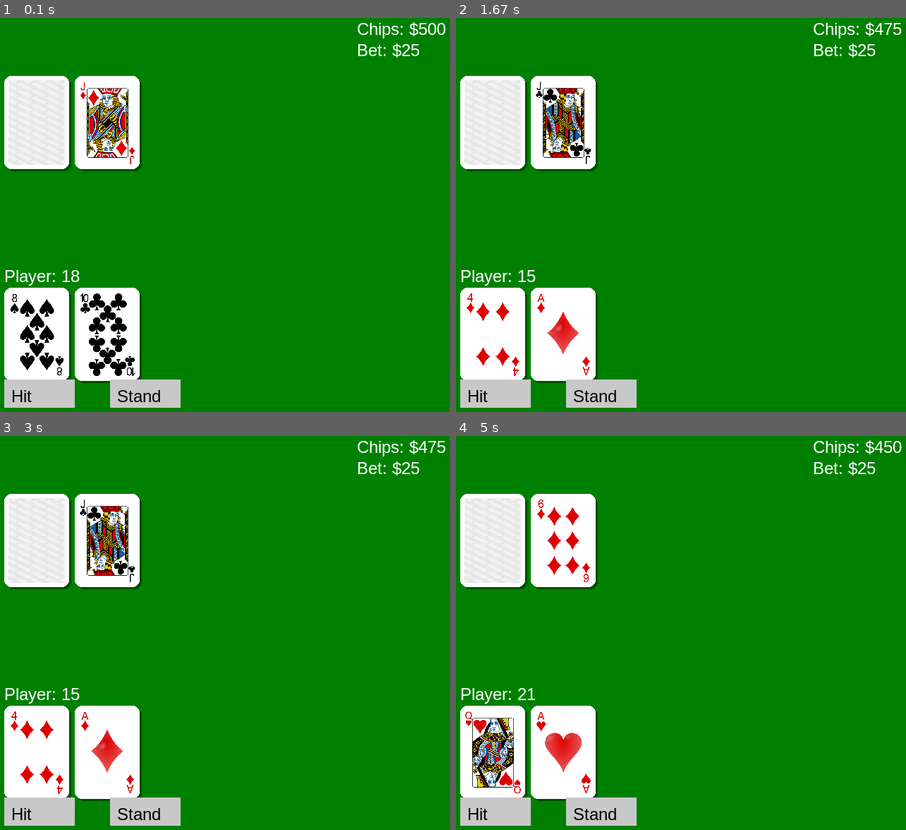
Above: before the commit, frames 1-4 (two rows, left to right).
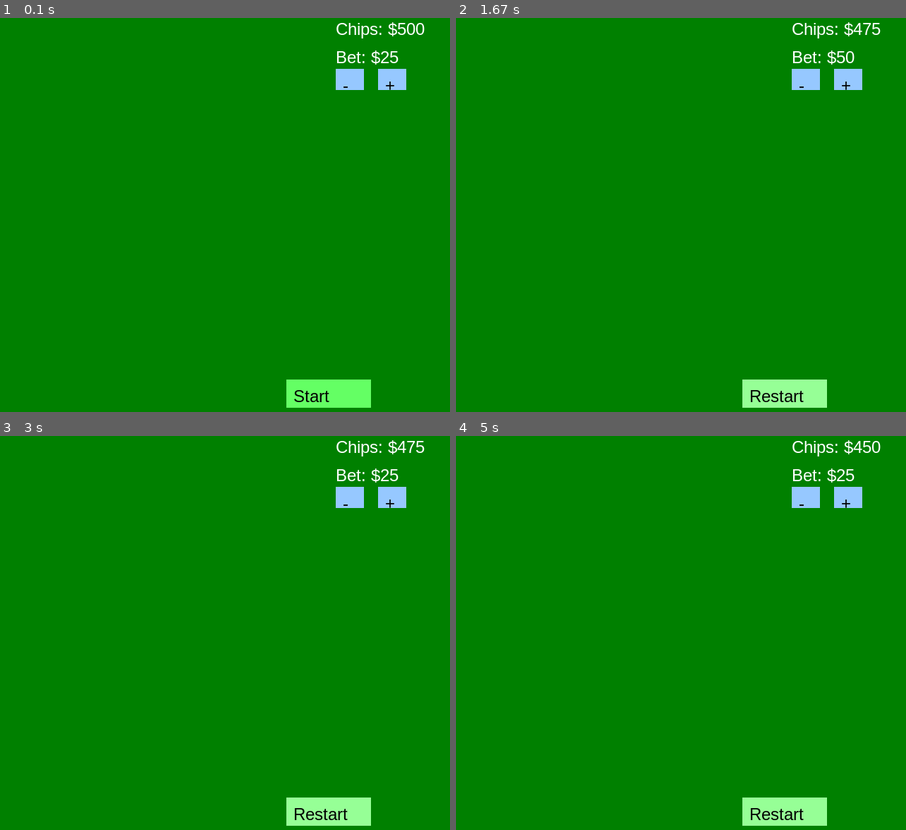
Above: after the commit, the same moments.

Repository: NathanGr33n/blackjack_pygame
Game: pygame game, started from main.py
Same seed, same stepped clock (60 frames per second), same inputs: the game is played once before the commit and once after it.
Inputs (mouse positions are in pixels of both pictures, inside the frame that each line leads up to):
- Up to frame 1 (0.1 s): no input
- Up to frame 2 (1.67 s): click (784, 392) at 0.38 s, where only the run after the commit has a clickable "Start"; click "Hit" at 0.72 s; click "Restart" at 1.05 s; click (847, 81) at 1.38 s, where only the run after the commit has a clickable "+"
- Up to frame 3 (3 s): click (351, 499) at 2.72 s, where only the run after the commit has a clickable "-"
- Up to frame 4 (5 s): click (784, 810) at 4.05 s, where only the run after the commit has a clickable "Restart"; click "Stand" at 4.38 s; click "Restart" at 4.72 s

The runs differ from the first frame. In frame 1, 19% of the frame differs, in the area x 0-100%, y 1-99%; in frame 2, 19%; in frame 3, 19%; in frame 4, 19%.

Commit message:
Implemented Adjustable Bets

Diff:
--- a/main.py
+++ b/main.py
@@ -3,67 +3,57 @@
 # June 20, 2025
 
 # --------- Library Imports ---------
-import pygame                 # Imports the Pygame library for game development
-import sys                    # Imports system-specific parameters and functions
-import os                     # Imports functions for interacting with the file system
-from deck import Deck         # Imports the custom Deck class from deck.py
+import pygame                 # Game engine
+import sys                    # System functions
+import os                     # File system operations
+from deck import Deck         # Custom Deck and Card classes
 
 # --------- Game Window Setup ---------
-pygame.init()                 # Initializes all imported Pygame modules
-WIDTH, HEIGHT = 800, 600      # Sets the width and height of the game window
-screen = pygame.display.set_mode((WIDTH, HEIGHT))  # Creates the game window with specified size
-pygame.display.set_caption("Blackjack")            # Sets the title of the window
-font = pygame.font.SysFont("Arial", 24)            # Defines the font used for displaying text
+pygame.init()
+WIDTH, HEIGHT = 800, 600
+screen = pygame.display.set_mode((WIDTH, HEIGHT))
+pygame.display.set_caption("Blackjack")
+font = pygame.font.SysFont("Arial", 24)
 
 # --------- Load Card Back Image ---------
-card_back = pygame.image.load(os.path.join("assets", "cards", "png", "back.png")).convert_alpha()  # Loads the card back image
-card_back = pygame.transform.scale(card_back, (80, 120))  # Resizes the card back image
-
-# --------- Load and Scale Card Images ---------
+card_back = pygame.image.load(os.path.join("assets", "cards", "png", "back.png")).convert_alpha()
+card_back = pygame.transform.scale(card_back, (80, 120))
+
+# --------- Load and Scale Card Image ---------
 def load_png_card(path, size=(80, 120)):
-    """Loads a PNG card image and scales it to the specified size"""
     try:
-        image = pygame.image.load(path).convert_alpha()  # Load image with transparency support
-        return pygame.transform.scale(image, size)       # Resize the image
+        image = pygame.image.load(path).convert_alpha()
+        return pygame.transform.scale(image, size)
     except Exception as e:
-        print(f"Error loading PNG '{path}': {e}")         # Print error if loading fails
+        print(f"Error loading PNG '{path}': {e}")
         return None
 
-# --------- Draw a Card with Border and Shadow ---------
+# --------- Draw Card with Border and Shadow ---------
 def draw_card_with_border(card_surface, x, y, card_size=(80, 120), border_thickness=6):
-    """Draws a card image with a white frame and shadow effect"""
     if card_surface is None:
         return
     width = card_size[0] + 2 * border_thickness
     height = card_size[1] + 2 * border_thickness
-
-    # Draw shadow
     shadow = pygame.Surface((width, height), pygame.SRCALPHA)
     pygame.draw.rect(shadow, (0, 0, 0, 100), shadow.get_rect(), border_radius=10)
     screen.blit(shadow, (x + 3, y + 3))
-
-    # Draw white border
     frame = pygame.Surface((width, height), pygame.SRCALPHA)
     pygame.draw.rect(frame, (255, 255, 255), frame.get_rect(), border_radius=10)
     screen.blit(frame, (x, y))
-
-    # Draw actual card image
     screen.blit(card_surface, (x + border_thickness, y + border_thickness))
 
 # --------- Draw a Hand of Cards ---------
 def draw_hand(hand, y, hide_first=False):
-    """Draws a player's or dealer's hand of cards"""
     for i, card in enumerate(hand):
         x = 100 + i * 100
         if hide_first and i == 0:
-            draw_card_with_border(card_back, x, y)  # Draw card back for hidden dealer card
+            draw_card_with_border(card_back, x, y)
         else:
             card_surface = load_png_card(card.image_path)
             draw_card_with_border(card_surface, x, y)
 
-# --------- Calculate Total Hand Value ---------
+# --------- Calculate Blackjack Hand Value ---------
 def calculate_hand_value(hand):
-    """Calculates the value of a blackjack hand, adjusting for aces"""
     value = 0
     aces = 0
     for card in hand:
@@ -72,114 +62,140 @@
         if card.rank == 'ace':
             aces += 1
     while value > 21 and aces > 0:
-        value -= 10  # Convert ace from 11 to 1 if needed
+        value -= 10
         aces -= 1
     return value
 
-# --------- Draw Text ---------
+# --------- Display Text ---------
 def draw_text(text, x, y, color=(255, 255, 255)):
-    """Displays text on screen"""
     surface = font.render(text, True, color)
     screen.blit(surface, (x, y))
 
-# --------- Draw a Button ---------
+# --------- Display Button ---------
 def draw_button(text, rect, color, text_color=(0, 0, 0)):
-    """Draws a clickable button with label text"""
     pygame.draw.rect(screen, color, rect)
     draw_text(text, rect[0] + 10, rect[1] + 10, text_color)
 
 # --------- Reset Game State ---------
 def reset_game():
-    """Starts a new round and deals fresh cards"""
-    global deck, player_hand, dealer_hand, player_turn, game_over, winner, player_bet
+    """Prepares the next round, keeping chips and bet"""
+    global deck, player_hand, dealer_hand, player_turn, game_over, winner, round_started
     deck = Deck()
     player_hand = [deck.deal(), deck.deal()]
     dealer_hand = [deck.deal(), deck.deal()]
     player_turn = True
     game_over = False
     winner = ""
-    player_bet = 25  # Set default bet
-
-# --------- Chip Setup ---------
-player_chips = 500  # Player's starting chip balance
-player_bet = 25     # Default bet for each round
-
-# --------- First Game Setup ---------
-reset_game()
-
-# --------- Define Button Areas ---------
+    round_started = True  # Round has officially started
+
+# --------- Initial Chip Setup ---------
+player_chips = 500        # Starting chips
+player_bet = 25           # Initial bet
+round_started = False     # Round begins after betting
+
+# --------- Game State Flags ---------
+game_over = False         # Whether the round has ended
+player_turn = False       # Whether it's the player's turn
+winner = ""               # Result message (if any)
+round_started = False     # Whether a round is currently in play
+
+
+# --------- Define Button Rectangles ---------
 hit_button = pygame.Rect(100, 530, 100, 40)
 stand_button = pygame.Rect(250, 530, 100, 40)
 restart_button = pygame.Rect(500, 530, 120, 40)
-
-# --------- Main Game Loop ---------
+bet_plus_button = pygame.Rect(630, 90, 40, 30)
+bet_minus_button = pygame.Rect(570, 90, 40, 30)
+
+# --------- Main Game Logic ---------
 running = True
 while running:
-    screen.fill((0, 128, 0))  # Green table background
-
-    # Draw hands
-    draw_hand(player_hand, 400)
-    draw_hand(dealer_hand, 100, hide_first=(player_turn and not game_over))
-
-    # Calculate and show scores
-    player_value = calculate_hand_value(player_hand)
-    dealer_value = calculate_hand_value(dealer_hand if not player_turn else dealer_hand[1:])
-    draw_text(f"Player: {player_value}", 100, 370)
-    if not player_turn or game_over:
-        draw_text(f"Dealer: {calculate_hand_value(dealer_hand)}", 100, 230)
-
-    # Draw chip info
-    draw_text(f"Chips: ${player_chips}", 600, 20)
-    draw_text(f"Bet: ${player_bet}", 600, 50)
-
-    # Show winner message and restart button
+    screen.fill((0, 128, 0))  # Green felt background
+
+    # Draw hands if the round has started
+    if round_started:
+        draw_hand(player_hand, 400)
+        draw_hand(dealer_hand, 100, hide_first=(player_turn and not game_over))
+
+    # Calculate and display scores
+    if round_started:
+        player_value = calculate_hand_value(player_hand)
+        dealer_value = calculate_hand_value(dealer_hand if not player_turn else dealer_hand[1:])
+        draw_text(f"Player: {player_value}", 100, 370)
+        if not player_turn or game_over:
+            draw_text(f"Dealer: {calculate_hand_value(dealer_hand)}", 100, 230)
+
+    # Display chip and bet info
+    draw_text(f"Chips: ${player_chips}", 570, 20)
+    draw_text(f"Bet: ${player_bet}", 570, 60)
+
+    # Bet adjustment buttons (only if round hasn’t started)
+    if not round_started:
+        draw_button("+", bet_plus_button, (150, 200, 255))
+        draw_button("-", bet_minus_button, (150, 200, 255))
+
+    # Draw control buttons
+    if round_started and not game_over:
+        draw_button("Hit", hit_button, (200, 200, 200))
+        draw_button("Stand", stand_button, (200, 200, 200))
+
     if game_over:
         draw_text(winner, 500, 370, (255, 215, 0))
         draw_button("Restart", restart_button, (150, 255, 150))
-
-    # Show hit/stand buttons if game is still active
-    if player_turn and not game_over:
-        draw_button("Hit", hit_button, (200, 200, 200))
-        draw_button("Stand", stand_button, (200, 200, 200))
-
-    # Handle button clicks
+    elif not round_started:
+        draw_button("Start", restart_button, (100, 255, 100))  # Deal cards after betting
+
+    # Handle events
     for event in pygame.event.get():
         if event.type == pygame.QUIT:
             running = False  # Exit game
 
         elif event.type == pygame.MOUSEBUTTONDOWN:
-            if player_turn and not game_over:
+            # Bet adjustment (only before round starts)
+            if not round_started:
+                if bet_plus_button.collidepoint(event.pos) and player_bet + 25 <= player_chips:
+                    player_bet += 25
+                elif bet_minus_button.collidepoint(event.pos) and player_bet - 25 >= 25:
+                    player_bet -= 25
+                elif restart_button.collidepoint(event.pos):
+                    reset_game()  # Start round
+
+            # During active round
+            elif round_started and not game_over:
                 if hit_button.collidepoint(event.pos):
-                    player_hand.append(deck.deal())  # Deal card to player
-                    if calculate_hand_value(player_hand) > 21:
+                    player_hand.append(deck.deal())
+                    if calculate_hand_value(player_hand) > 21: #Player Busts
+                        winner = "Bust! Dealer Wins."
+                        player_chips -= player_bet #Player loses bet
                         game_over = True
                         player_turn = False
-                        winner = "Bust! Dealer Wins."
-                        player_chips -= player_bet
+
                 elif stand_button.collidepoint(event.pos):
                     player_turn = False
                     while calculate_hand_value(dealer_hand) < 17:
-                        dealer_hand.append(deck.deal())  # Dealer hits until 17+
+                        dealer_hand.append(deck.deal())
+                    player_value = calculate_hand_value(player_hand)
                     dealer_value = calculate_hand_value(dealer_hand)
-                    player_value = calculate_hand_value(player_hand)
+                    if dealer_value > 21 or player_value > dealer_value: #Dealer Busts or Player Beats Dealer
+                        winner = "Player Wins!"
+                        player_chips += player_bet #player wins bet
+                    elif player_value == dealer_value: #Player and Dealer Tie
+                        winner = "Push! It's a tie."
+                    else: #Player Loses
+                        winner = "Dealer Wins."
+                        player_chips -= player_bet #player loses bet
                     game_over = True
-                    if dealer_value > 21 or player_value > dealer_value:
-                        winner = "Player Wins!"
-                        player_chips += player_bet
-                    elif player_value == dealer_value:
-                        winner = "Push! It's a tie."
-                    else:
-                        winner = "Dealer Wins."
-                        player_chips -= player_bet
+
+            # Restart after game over
             elif game_over and restart_button.collidepoint(event.pos):
                 if player_chips >= 25:
-                    reset_game()
+                    round_started = False  # Return to bet adjustment
+                    winner = ""
                 else:
                     winner = "You're out of chips!"
 
-    # Update screen
-    pygame.display.flip()
-
-# --------- Cleanup ---------
+    pygame.display.flip()  # Update the display
+
+# Exit cleanly
 pygame.quit()
 sys.exit()
